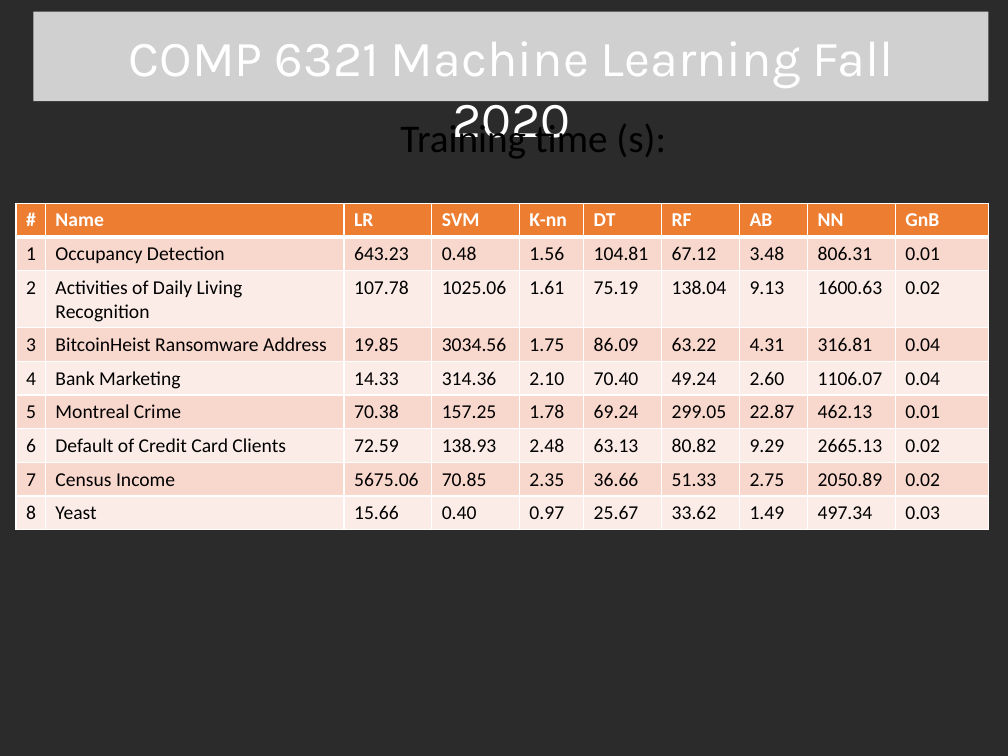
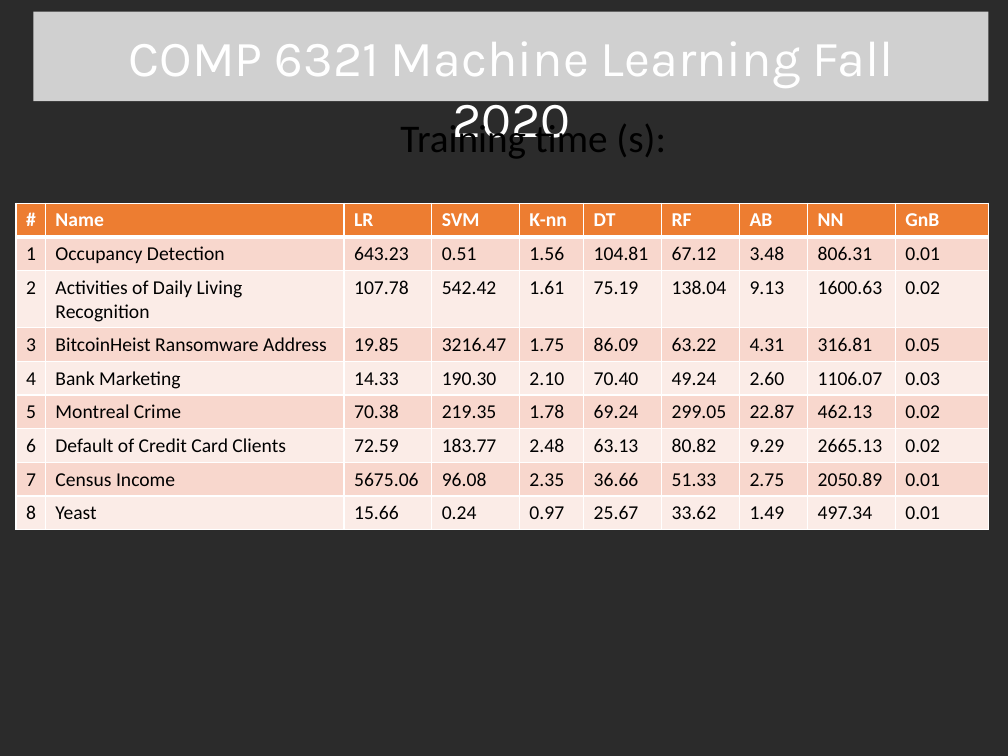
Before and after one commit to mdherdi/MachineLearning_ModelComparison, a slide deck: slide 5 of proposal/project.pptx. Drawn at 1008x756 pixels with LibreOffice and Linux fonts; fonts in the diff are those of the drawing; grey boxes stand for pictures; background and template pictures are left out; a plain dark background stands for a picture behind light text. Boxes give left, top, right and bottom in pixels: in the first picture for what was removed or moved away, otherwise in the second. Text is boxed around its words. In the diff, an @@ line names an element or a change of style, - is before the commit and + after.

```diff
--- a/proposal/project.pptx
+++ b/proposal/project.pptx
@@ table at (x1=16, y1=204, x2=988, y2=529) @@
-row 2, column 4: 0.48
+row 2, column 4: 0.51
-row 3, column 4: 1025.06
+row 3, column 4: 542.42
-row 4, column 4: 3034.56
+row 4, column 4: 3216.47
-row 4, column 10: 0.04
+row 4, column 10: 0.05
-row 5, column 4: 314.36
+row 5, column 4: 190.30
-row 5, column 10: 0.04
+row 5, column 10: 0.03
-row 6, column 4: 157.25
+row 6, column 4: 219.35
-row 6, column 10: 0.01
+row 6, column 10: 0.02
-row 7, column 4: 138.93
+row 7, column 4: 183.77
-row 8, column 4: 70.85
+row 8, column 4: 96.08
-row 8, column 10: 0.02
+row 8, column 10: 0.01
-row 9, column 4: 0.40
+row 9, column 4: 0.24
-row 9, column 10: 0.03
+row 9, column 10: 0.01
```
Also in this commit, not shown: 3 other slides changed.
